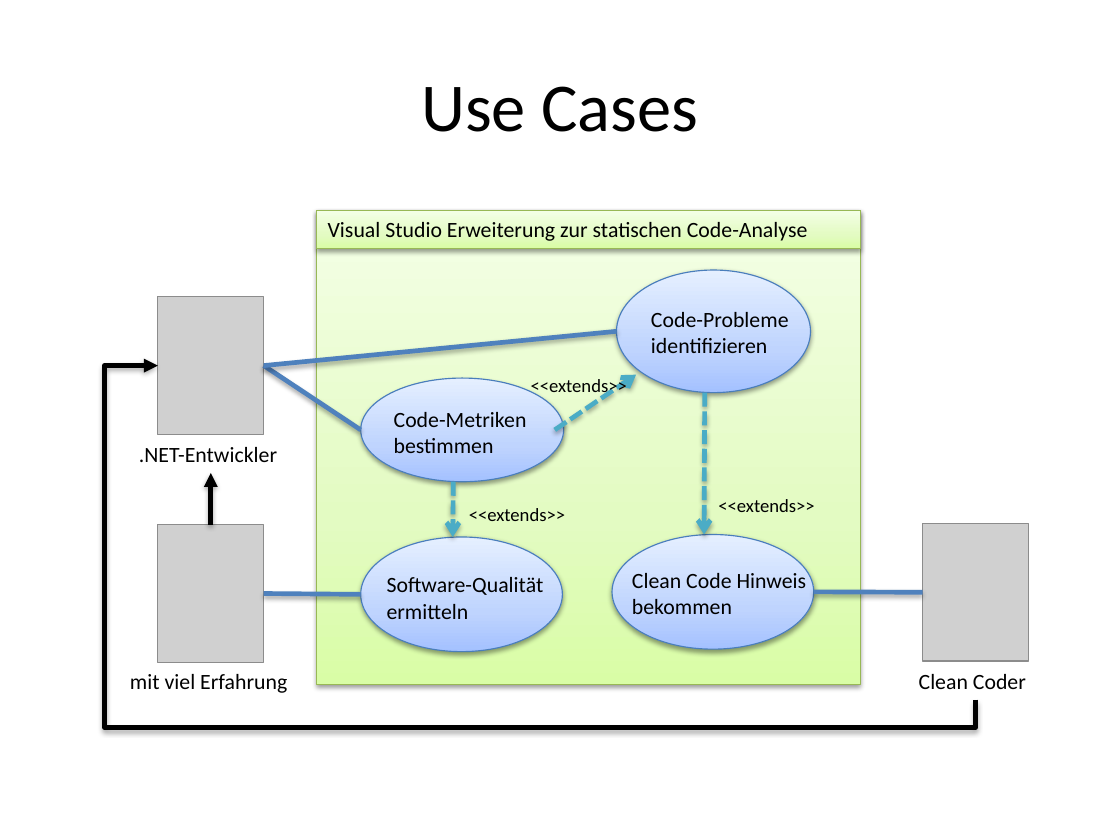
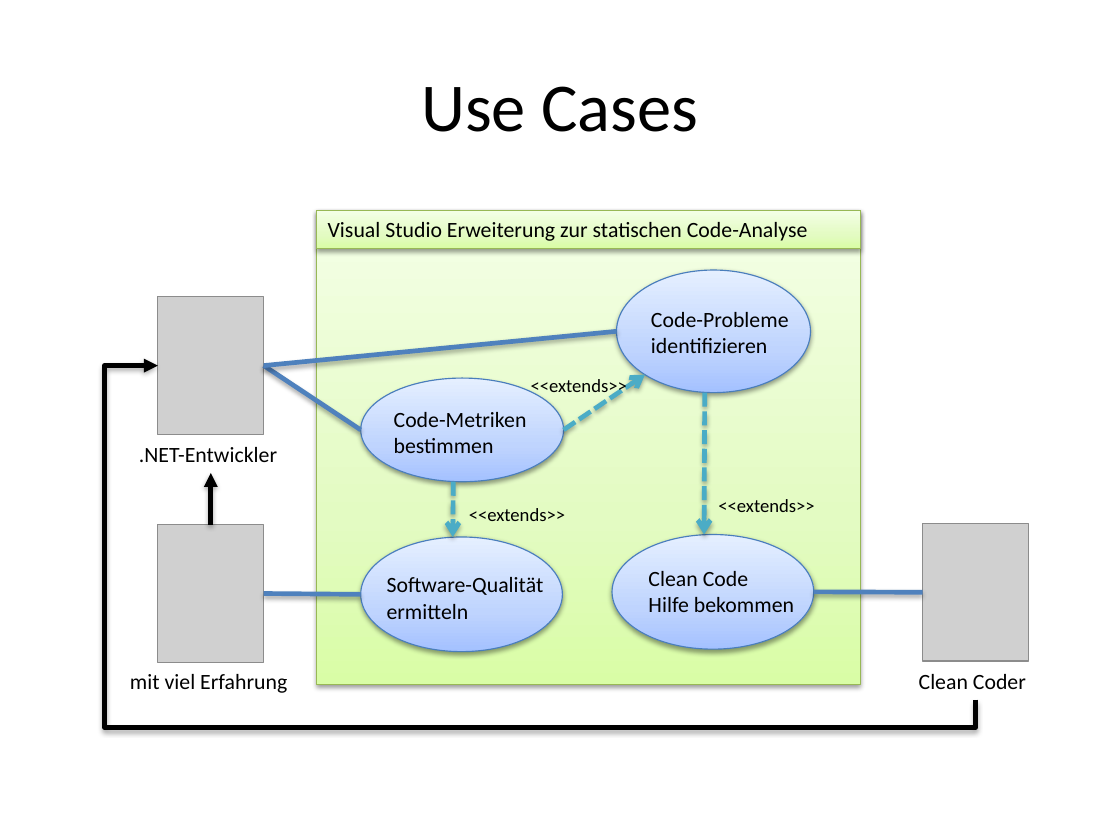
Before and after one commit to halllo/MTSS12, a slide deck: slide 4 of text/images/illustrations.pptx. Drawn at 1120x840 pixels with LibreOffice and Linux fonts; fonts in the diff are those of the drawing; grey boxes stand for pictures. Boxes give left, top, right and bottom in pixels: in the first picture for what was removed or moved away, otherwise in the second. Text is boxed around its words. In the diff, an @@ line names an element or a change of style, - is before the commit and + after.

```diff
--- a/text/images/illustrations.pptx
+++ b/text/images/illustrations.pptx
@@ arrow moved from (554, 430) - (636, 375) to (563, 430) - (645, 375) @@
@@ text at <box>648,571,794,612</box>: text changed @@
-Clean Code Hinweis bekommen
+Clean Code
+Hilfe bekommen
```
Also in this commit, not shown: 1 slide added, 4 other files.
